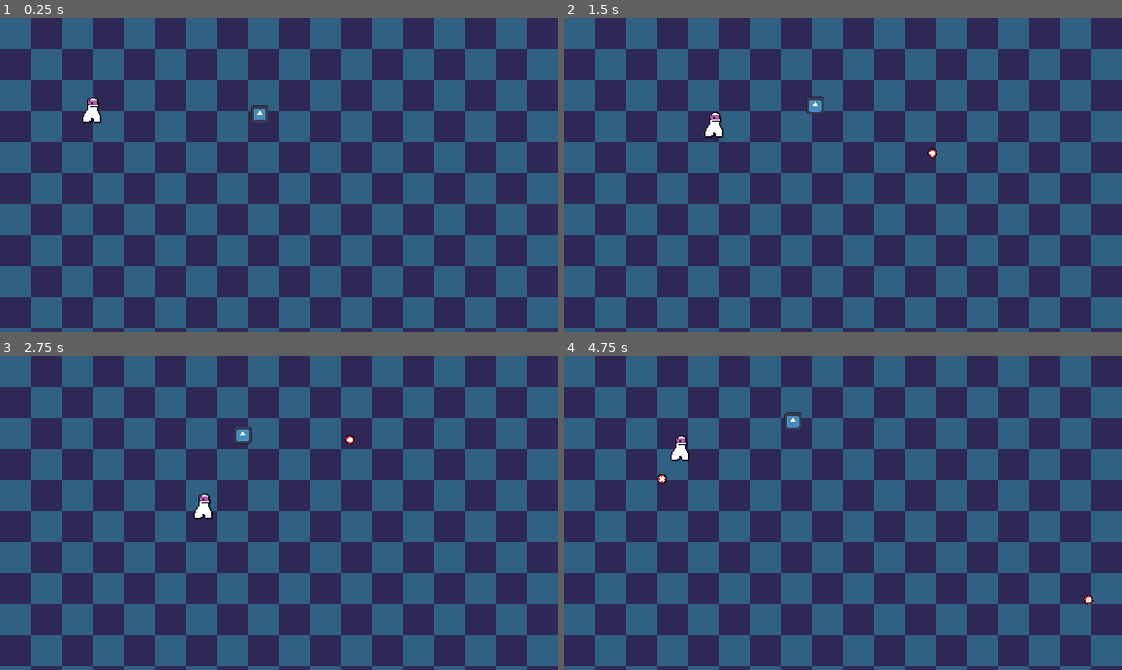
Above: before the commit, frames 1-4 (two rows, left to right).
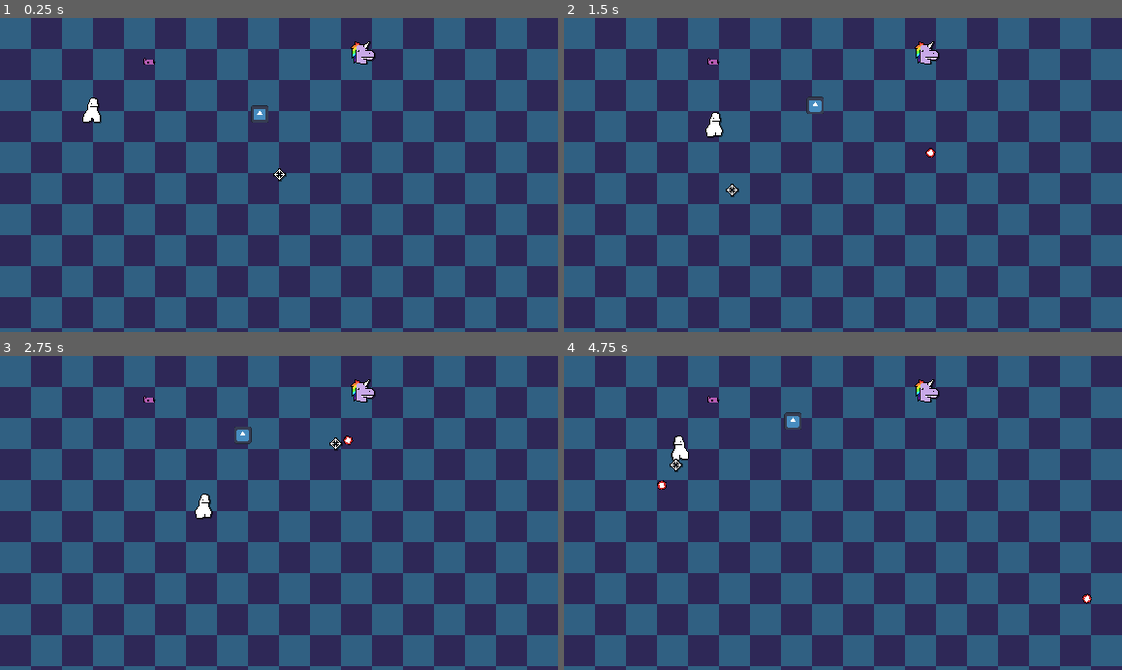
Above: after the commit, the same moments.

Repository: home-gamejam/global-gamejam-202601
Game: Godot game, scene res://scenes/world.tscn
Same seed, same stepped clock (60 frames per second), same inputs: the game is played once before the commit and once after it. Before the commit the project starts from res://world.tscn. The engine's default icon, where the game draws it, is replaced by a stand-in: a white triangle on a blue panel in a dark square.
Inputs (mouse positions are in pixels of both pictures, inside the frame that each line leads up to):
- Up to frame 1 (0.25 s): no input
- Up to frame 2 (1.5 s): move the mouse to (965, 159) at 0.52 s; press the mouse at (965, 159) at 0.53 s; hold D (right) 0.53-1.28 s; tap E (interact, bound only after the commit) at 0.8, 1.35 s; move the mouse to (731, 190) at 1.27 s; release the mouse at (731, 190) at 1.28 s; hold S (down) from 1.28 s (still down)
- Up to frame 3 (2.75 s): click (167, 528) at 1.55 s; move the mouse to (334, 443) at 2.02 s; release S (down) at 2.03 s; press the mouse at (334, 443) at 2.03 s; hold D (right) from 2.03 s (still down); tap E (interact, bound only after the commit) at 2.3 s
- Up to frame 4 (4.75 s): move the mouse to (815, 575) at 2.77 s; release D (right) at 2.78 s; release the mouse at (815, 575) at 2.78 s; hold W (up) 2.78-3.53 s; tap E (interact, bound only after the commit) at 2.85, 3.8, 4.35 s; click (815, 575) at 3.05 s; move the mouse to (1010, 560) at 3.52 s; press the mouse at (1010, 560) at 3.53 s; hold A (left) from 3.53 s (still down); tap Escape (ui_cancel) at 4.15 s; move the mouse to (675, 465) at 4.27 s; release the mouse at (675, 465) at 4.28 s; click (675, 465) at 4.55 s

The runs differ from the first frame. In frame 1, 0.4% of the frame differs, in the area x 15-68%, y 7-53%; in frame 2, 0.4%; in frame 3, 0.4%; in frame 4, 0.6%, in the area x 16-95%, y 7-80%.

Commit message:
lots of stuff

Diff:
--- a/prison-un-break/player.gd
+++ /dev/null
@@ -1,24 +0,0 @@
-class_name Player
-extends CharacterBody2D
-
-@onready var weapon: Node2D = $Weapon
-
-const SPEED : int = 80
-
-func _handle_input():
-	var move_direction = Input.get_vector("left", "right", "up", "down")
-	velocity = move_direction * SPEED
-
-
-func _hand_rotations():
-	var mouse_pos = get_global_mouse_position()
-	var direction = mouse_pos - position
-	direction = direction.normalized()
-	weapon.muzzle.look_at(mouse_pos)
-
-	weapon.scale.y = -1 if weapon.global_rotation_degrees < -90 or weapon.global_rotation_degrees > 90 else 1
-
-func _physics_process(delta: float) -> void:
-	move_and_slide()
-	_hand_rotations()
-	_handle_input()
--- a/prison-un-break/player.tscn
+++ /dev/null
@@ -1,14 +0,0 @@
-[gd_scene format=3 uid="uid://dwkae8ywowlp8"]
-
-[ext_resource type="Script" uid="uid://d0s8y5bd2oxbo" path="res://player.gd" id="1_4flbx"]
-[ext_resource type="Texture2D" uid="uid://c05cxmhw2ba4t" path="res://sprites/guy.png" id="2_onrkg"]
-[ext_resource type="PackedScene" uid="uid://b08r7k3srfxcl" path="res://weapon.tscn" id="3_i3pqv"]
-
-[node name="Player" type="CharacterBody2D" unique_id=1944912259]
-script = ExtResource("1_4flbx")
-
-[node name="Sprite2D" type="Sprite2D" parent="." unique_id=1257037417]
-texture = ExtResource("2_onrkg")
-
-[node name="Weapon" parent="." unique_id=2119980579 instance=ExtResource("3_i3pqv")]
-position = Vector2(3, -7)
--- a/prison-un-break/project.godot
+++ b/prison-un-break/project.godot
@@ -52,6 +52,11 @@
 , Object(InputEventKey,"resource_local_to_scene":false,"resource_name":"","device":-1,"window_id":0,"alt_pressed":false …(186 unchanged characters)…
 ]
 }
+interact={
+"deadzone": 0.2,
+"events": [Object(InputEventKey,"resource_local_to_scene":false,"resource_name":"","device":-1,"window_id":0,"alt_pressed":false,"shift_pressed":false,"ctrl_pressed":false,"meta_pressed":false,"pressed":false,"keycode":0,"physical_keycode":69,"key_label":0,"unicode":101,"location":0,"echo":false,"script":null)
+]
+}
 
 [physics]
 
--- /dev/null
+++ b/prison-un-break/resources/ninja_mask.tres
@@ -0,0 +1,10 @@
+[gd_resource type="Resource" script_class="MaskResource" format=3 uid="uid://ck1ax4xojgg10"]
+
+[ext_resource type="Script" uid="uid://bmpvsy2rdhr0f" path="res://scripts/mask_resource.gd" id="1_ljkdi"]
+[ext_resource type="Texture2D" uid="uid://8s3dopi00aof" path="res://sprites/gun.png" id="2_2rfpm"]
+
+[resource]
+script = ExtResource("1_ljkdi")
+texture = ExtResource("2_2rfpm")
+damage = 10
+metadata/_custom_type_script = "uid://bmpvsy2rdhr0f"
--- /dev/null
+++ b/prison-un-break/resources/unicorn_mask.tres
@@ -0,0 +1,10 @@
+[gd_resource type="Resource" script_class="MaskResource" format=3 uid="uid://sm7bhpkjkkaj"]
+
+[ext_resource type="Script" uid="uid://bmpvsy2rdhr0f" path="res://scripts/mask_resource.gd" id="1_andnr"]
+[ext_resource type="Texture2D" uid="uid://caesvxhq5n6il" path="res://sprites/oonycorn.png" id="2_4086l"]
+
+[resource]
+script = ExtResource("1_andnr")
+texture = ExtResource("2_4086l")
+damage = 15
+metadata/_custom_type_script = "uid://bmpvsy2rdhr0f"
--- a/prison-un-break/R-P_Enemy.tscn
+++ b/prison-un-break/scenes/R-P_Enemy.tscn
@@ -1,13 +1,15 @@
 [gd_scene format=3 uid="uid://dv4c5wvld2g82"]
 
 [ext_resource type="Texture2D" uid="uid://cr2bvle3d6abx" path="res://icon.svg" id="1_f50pn"]
-[ext_resource type="Script" path="res://hurtbox.gd" id="2_ghy6p"]
+[ext_resource type="Script" uid="uid://cmst56q7tl4s2" path="res://scripts/hurtbox.gd" id="2_ghy6p"]
 
 [sub_resource type="GDScript" id="GDScript_ij6vw"]
 resource_name = "RP-Npc"
 script/source = "class_name Enemy
 
 extends CharacterBody2D
+
+@onready var hurt_box: HurtBox = $HurtBox
 
 var speed = 10.0
 var health = 30
@@ -20,6 +22,9 @@
 	var collision = move_and_collide(velocity * delta)
 	if collision:
 		velocity = velocity.bounce(collision.get_normal())
+
+func take_damage(amount: int):
+	pass
 "
 
 [sub_resource type="CircleShape2D" id="CircleShape2D_vv0l5"]
@@ -34,6 +39,8 @@
 texture = ExtResource("1_f50pn")
 
 [node name="HurtBox" type="Area2D" parent="." unique_id=320614368]
+collision_layer = 2
+collision_mask = 0
 script = ExtResource("2_ghy6p")
 
 [node name="CollisionShape2D" type="CollisionShape2D" parent="HurtBox" unique_id=2064330356]
--- a/prison-un-break/bullet.tscn
+++ b/prison-un-break/scenes/bullet.tscn
@@ -1,20 +1,22 @@
 [gd_scene format=3 uid="uid://cec0rtyj4gjf5"]
 
-[ext_resource type="Script" uid="uid://duj8yurwwmabq" path="res://bullet.gd" id="1_t4vbm"]
-[ext_resource type="Texture2D" uid="uid://0ny8e7df6fjn" path="res://sprites/bullet.png" id="1_v8qja"]
-[ext_resource type="Script" uid="uid://bh4ghuseskveo" path="res://hitbox.gd" id="2_t4vbm"]
+[ext_resource type="Script" uid="uid://duj8yurwwmabq" path="res://scripts/bullet.gd" id="1_l5glv"]
+[ext_resource type="Texture2D" uid="uid://0ny8e7df6fjn" path="res://sprites/bullet.png" id="2_eoqba"]
+[ext_resource type="Script" uid="uid://bh4ghuseskveo" path="res://scripts/hitbox.gd" id="3_qncy5"]
 
 [sub_resource type="CircleShape2D" id="CircleShape2D_2b2rl"]
 radius = 5.0
 
 [node name="Bullet" type="Node2D" unique_id=1509134798]
-script = ExtResource("1_t4vbm")
+script = ExtResource("1_l5glv")
 
 [node name="Sprite2D" type="Sprite2D" parent="." unique_id=1939887836]
-texture = ExtResource("1_v8qja")
+texture = ExtResource("2_eoqba")
 
 [node name="HitBox" type="Area2D" parent="." unique_id=160918806]
-script = ExtResource("2_t4vbm")
+collision_layer = 0
+collision_mask = 2
+script = ExtResource("3_qncy5")
 metadata/_custom_type_script = "uid://bh4ghuseskveo"
 
 [node name="CollisionShape2D" type="CollisionShape2D" parent="HitBox" unique_id=685760637]
--- /dev/null
+++ b/prison-un-break/scenes/crosshair.tscn
@@ -0,0 +1,10 @@
+[gd_scene format=3 uid="uid://c27nuc70hf1b2"]
+
+[ext_resource type="Script" uid="uid://ctgbguruc5pl2" path="res://scripts/crosshair.gd" id="1_ly6fr"]
+[ext_resource type="Texture2D" uid="uid://2ty34njh18rc" path="res://sprites/crosshair.png" id="1_rtxwy"]
+
+[node name="Crosshair" type="Node2D" unique_id=960083315]
+script = ExtResource("1_ly6fr")
+
+[node name="Sprite2D" type="Sprite2D" parent="." unique_id=1223674981]
+texture = ExtResource("1_rtxwy")
--- /dev/null
+++ b/prison-un-break/scenes/mask.tscn
@@ -0,0 +1,10 @@
+[gd_scene format=3 uid="uid://b08r7k3srfxcl"]
+
+[ext_resource type="Script" uid="uid://dhilrhkyli18h" path="res://scripts/mask.gd" id="1_oilhy"]
+
+[node name="Mask" type="Node2D" unique_id=2119980579]
+script = ExtResource("1_oilhy")
+
+[node name="Sprite2D" type="Sprite2D" parent="." unique_id=1333862878]
+
+[node name="Marker2D" type="Marker2D" parent="." unique_id=1973018105]
--- /dev/null
+++ b/prison-un-break/scenes/mask_item.tscn
@@ -0,0 +1,14 @@
+[gd_scene format=3 uid="uid://cyqjgn00w4joi"]
+
+[ext_resource type="Script" uid="uid://bq5vs1mr2k8ni" path="res://scripts/mask_item.gd" id="1_dpn7i"]
+
+[sub_resource type="CircleShape2D" id="CircleShape2D_ott25"]
+radius = 13.038404
+
+[node name="MaskItem" type="Area2D" unique_id=1670828759]
+script = ExtResource("1_dpn7i")
+
+[node name="CollisionShape2D" type="CollisionShape2D" parent="." unique_id=2097336900]
+shape = SubResource("CircleShape2D_ott25")
+
+[node name="Sprite2D" type="Sprite2D" parent="." unique_id=1659722087]
--- /dev/null
+++ b/prison-un-break/scenes/player.tscn
@@ -0,0 +1,66 @@
+[gd_scene format=3 uid="uid://dwkae8ywowlp8"]
+
+[ext_resource type="Script" uid="uid://d0s8y5bd2oxbo" path="res://scripts/player.gd" id="1_4flbx"]
+[ext_resource type="Texture2D" uid="uid://bng0udfqm4oou" path="res://sprites/guy-sheet.png" id="2_qhqgy"]
+[ext_resource type="PackedScene" uid="uid://b08r7k3srfxcl" path="res://scenes/mask.tscn" id="3_i3pqv"]
+
+[sub_resource type="CapsuleShape2D" id="CapsuleShape2D_dqkch"]
+
+[sub_resource type="Animation" id="Animation_dqkch"]
+length = 0.001
+tracks/0/type = "value"
+tracks/0/imported = false
+tracks/0/enabled = true
+tracks/0/path = NodePath("Sprite2D:frame")
+tracks/0/interp = 1
+tracks/0/loop_wrap = true
+tracks/0/keys = {
+"times": PackedFloat32Array(0, 0.0009999999),
+"transitions": PackedFloat32Array(1, 1),
+"update": 1,
+"values": [0, 0]
+}
+
+[sub_resource type="Animation" id="Animation_qhqgy"]
+resource_name = "walk"
+length = 0.3
+loop_mode = 1
+step = 0.05
+tracks/0/type = "value"
+tracks/0/imported = false
+tracks/0/enabled = true
+tracks/0/path = NodePath("Sprite2D:frame")
+tracks/0/interp = 1
+tracks/0/loop_wrap = true
+tracks/0/keys = {
+"times": PackedFloat32Array(0.05, 0.1, 0.15, 0.2, 0.25, 0.3),
+"transitions": PackedFloat32Array(1, 1, 1, 1, 1, 1),
+"update": 1,
+"values": [1, 2, 3, 4, 5, 6]
+}
+
+[sub_resource type="AnimationLibrary" id="AnimationLibrary_dqkch"]
+_data = {
+&"RESET": SubResource("Animation_dqkch"),
+&"walk": SubResource("Animation_qhqgy")
+}
+
+[node name="Player" type="CharacterBody2D" unique_id=1944912259]
+script = ExtResource("1_4flbx")
+
+[node name="Sprite2D" type="Sprite2D" parent="." unique_id=1257037417]
+texture = ExtResource("2_qhqgy")
+hframes = 7
+
+[node name="Mask" parent="." unique_id=2119980579 instance=ExtResource("3_i3pqv")]
+position = Vector2(3, -7)
+is_active = true
+
+[node name="Area2D" type="Area2D" parent="." unique_id=890291777]
+
+[node name="CollisionShape2D" type="CollisionShape2D" parent="Area2D" unique_id=1687666662]
+position = Vector2(0, -1)
+shape = SubResource("CapsuleShape2D_dqkch")
+
+[node name="AnimationPlayer" type="AnimationPlayer" parent="." unique_id=815643918]
+libraries/ = SubResource("AnimationLibrary_dqkch")
--- a/prison-un-break/world.tscn
+++ b/prison-un-break/scenes/world.tscn
@@ -1,11 +1,15 @@
 [gd_scene format=4 uid="uid://281r1jwwytpv"]
 
-[ext_resource type="PackedScene" uid="uid://dwkae8ywowlp8" path="res://player.tscn" id="1_f3sb7"]
-[ext_resource type="Texture2D" uid="uid://dgwde5wlnf8dk" path="res://sprites/basetile.png" id="2_fj7yv"]
-[ext_resource type="PackedScene" uid="uid://dv4c5wvld2g82" path="res://R-P_Enemy.tscn" id="3_tlwt5"]
+[ext_resource type="PackedScene" uid="uid://dwkae8ywowlp8" path="res://scenes/player.tscn" id="1_qfnet"]
+[ext_resource type="Texture2D" uid="uid://dgwde5wlnf8dk" path="res://sprites/basetile.png" id="2_i7141"]
+[ext_resource type="PackedScene" uid="uid://dv4c5wvld2g82" path="res://scenes/R-P_Enemy.tscn" id="3_4mrxx"]
+[ext_resource type="PackedScene" uid="uid://c27nuc70hf1b2" path="res://scenes/crosshair.tscn" id="4_7r4gi"]
+[ext_resource type="PackedScene" uid="uid://cyqjgn00w4joi" path="res://scenes/mask_item.tscn" id="5_qfnet"]
+[ext_resource type="Resource" uid="uid://ck1ax4xojgg10" path="res://resources/ninja_mask.tres" id="6_e3hyu"]
+[ext_resource type="Resource" uid="uid://sm7bhpkjkkaj" path="res://resources/unicorn_mask.tres" id="7_i7141"]
 
 [sub_resource type="TileSetAtlasSource" id="TileSetAtlasSource_tlwt5"]
-texture = ExtResource("2_fj7yv")
+texture = ExtResource("2_i7141")
 0:0/size_in_atlas = Vector2i(4, 4)
 0:0/0 = 0
 
@@ -15,13 +19,24 @@
 
 [node name="World" type="Node2D" unique_id=63386553]
 
-[node name="Player" parent="." unique_id=1944912259 instance=ExtResource("1_f3sb7")]
+[node name="Player" parent="." unique_id=1944912259 instance=ExtResource("1_qfnet")]
 position = Vector2(95, 95)
 
 [node name="TileMapLayer" type="TileMapLayer" parent="." unique_id=184889893]
-z_index = -1
+z_index = -2
 tile_map_data = PackedByteArray("AAAAAAAAAAAAAAAAAAAAAAEAAAAAAAAAAAAAAAIAAAAAAAAAAAAAAAMAAAAAAAAAAAAAAAQAAAAAAAAAAAAAAA …(2800 unchanged characters)…
 tile_set = SubResource("TileSet_aqk2v")
 
-[node name="R-P NPC" parent="." unique_id=1637594409 instance=ExtResource("3_tlwt5")]
+[node name="R-P NPC" parent="." unique_id=1637594409 instance=ExtResource("3_4mrxx")]
 position = Vector2(270, 101)
+
+[node name="Crosshair" parent="." unique_id=960083315 instance=ExtResource("4_7r4gi")]
+position = Vector2(202, 79)
+
+[node name="MaskItem" parent="." unique_id=1670828759 instance=ExtResource("5_qfnet")]
+position = Vector2(156, 46)
+mask_resource = ExtResource("6_e3hyu")
+
+[node name="MaskItem2" parent="." unique_id=1255726700 instance=ExtResource("5_qfnet")]
+position = Vector2(375, 40)
+mask_resource = ExtResource("7_i7141")
--- a/prison-un-break/scope.tscn
+++ /dev/null
@@ -1,5 +0,0 @@
-[gd_scene format=3 uid="uid://c27nuc70hf1b2"]
-
-[node name="Scope" type="Node2D" unique_id=960083315]
-
-[node name="Sprite2D" type="Sprite2D" parent="." unique_id=1223674981]
--- /dev/null
+++ b/prison-un-break/scripts/crosshair.gd
@@ -0,0 +1,10 @@
+extends Node2D
+
+func _process(delta: float) -> void:
+	global_position = get_global_mouse_position()
+
+func _unhandled_input(event: InputEvent) -> void:
+	if event is InputEventMouseButton:
+		Input.set_mouse_mode(Input.MOUSE_MODE_HIDDEN)
+	elif event.is_action_pressed("ui_cancel"):
+		Input.set_mouse_mode(Input.MOUSE_MODE_VISIBLE)
--- a/prison-un-break/hitbox.gd
+++ b/prison-un-break/scripts/hitbox.gd
@@ -1,4 +1,4 @@
 class_name HitBox
 extends Area2D
 
-var damage = 10
+@export var damage: int = 10
--- /dev/null
+++ b/prison-un-break/scripts/mask.gd
@@ -0,0 +1,27 @@
+class_name Mask
+extends Node2D
+
+@export var mask_resource : MaskResource:
+	set(value):
+		mask_resource = value
+		if sprite:
+			sprite.texture = mask_resource.texture
+@export var is_active: bool = false
+
+@onready var muzzle: Marker2D = $Marker2D
+@onready var sprite: Sprite2D = $Sprite2D
+
+const BULLET = preload("res://scenes/bullet.tscn")
+
+func _ready() -> void:
+	if mask_resource:
+		sprite.texture = mask_resource.texture
+
+func _input(event: InputEvent) -> void:
+	if not is_active:
+		return
+	if event.is_action_pressed("lmb"):
+		var bullet_instance = BULLET.instantiate()
+		get_tree().root.add_child(bullet_instance)
+		bullet_instance.global_position = muzzle.global_position
+		bullet_instance.rotation = muzzle.rotation
--- /dev/null
+++ b/prison-un-break/scripts/mask_item.gd
@@ -0,0 +1,9 @@
+@tool
+class_name MaskItem
+extends Area2D
+
+@export var mask_resource : MaskResource
+@onready var sprite: Sprite2D = $Sprite2D
+
+func _ready() -> void:
+	sprite.texture = mask_resource.texture
--- /dev/null
+++ b/prison-un-break/scripts/mask_resource.gd
@@ -0,0 +1,5 @@
+class_name MaskResource
+extends Resource
+
+@export var texture : Texture
+@export var damage : int
--- /dev/null
+++ b/prison-un-break/scripts/player.gd
@@ -0,0 +1,67 @@
+class_name Player
+extends CharacterBody2D
+
+@onready var mask: Mask = $Mask
+@onready var collision_area: Area2D = $Area2D
+@onready var animation: AnimationPlayer = $AnimationPlayer
+@onready var player: Player = $"."
+
+@export var masks : Array[MaskResource]
+
+var colliding_mask: MaskItem = null
+
+const SPEED : int = 80
+
+func _ready() -> void:
+	collision_area.area_entered.connect(_on_area_entered)
+	collision_area.area_exited.connect(_on_area_exited)
+
+func _on_area_entered(area2d: Area2D):
+	if area2d is MaskItem:
+		colliding_mask = area2d
+
+func _on_area_exited(area2d: Area2D):
+	if area2d is MaskItem:
+		colliding_mask = null
+
+func _update_animations():
+	if velocity.length() == 0:
+		animation.play("RESET")
+	else:
+		animation.play("walk")
+
+func _handle_input():
+	var move_direction = Input.get_vector("left", "right", "up", "down")
+	velocity = move_direction * SPEED
+
+	if colliding_mask and Input.is_action_just_pressed("interact"):
+		masks.append(colliding_mask.mask_resource)
+		mask.mask_resource = colliding_mask.mask_resource
+		colliding_mask.queue_free()
+
+func _hand_rotations():
+	var mouse_pos = get_global_mouse_position()
+	var direction = mouse_pos - position
+	direction = direction.normalized()
+	mask.muzzle.look_at(mouse_pos)
+
+	if mask.muzzle.global_rotation_degrees < -90 or mask.muzzle.global_rotation_degrees > 90:
+		player.scale.y = -1
+		player.rotation_degrees = 180
+		mask.scale.y = -1
+		mask.rotation_degrees = 180
+		mask.sprite.scale.y = -1
+		mask.sprite.rotation_degrees = 180
+	else:
+		player.scale.y = 1
+		player.rotation_degrees = 0
+		mask.scale.y = 1
+		mask.rotation_degrees = 0
+		mask.sprite.scale.y = 1
+		mask.sprite.rotation_degrees = 0
+
+func _physics_process(delta: float) -> void:
+	move_and_slide()
+	_hand_rotations()
+	_update_animations()
+	_handle_input()
--- a/prison-un-break/weapon.gd
+++ /dev/null
@@ -1,12 +0,0 @@
-extends Node2D
-
-@onready var muzzle: Marker2D = $Marker2D
-
-const BULLET = preload("res://bullet.tscn")
-
-func _input(event: InputEvent) -> void:
-	if event.is_action_pressed("lmb"):
-		var bullet_instance = BULLET.instantiate()
-		get_tree().root.add_child(bullet_instance)
-		bullet_instance.global_position = muzzle.global_position
-		bullet_instance.rotation = muzzle.rotation
--- a/prison-un-break/weapon.tscn
+++ /dev/null
@@ -1,13 +0,0 @@
-[gd_scene format=3 uid="uid://b08r7k3srfxcl"]
-
-[ext_resource type="Script" uid="uid://dhilrhkyli18h" path="res://weapon.gd" id="1_o2wld"]
-[ext_resource type="Texture2D" uid="uid://8s3dopi00aof" path="res://sprites/gun.png" id="1_swcir"]
-
-[node name="Weapon" type="Node2D" unique_id=2119980579]
-script = ExtResource("1_o2wld")
-
-[node name="Sprite2D" type="Sprite2D" parent="." unique_id=1333862878]
-texture = ExtResource("1_swcir")
-
-[node name="Marker2D" type="Marker2D" parent="." unique_id=1973018105]
-position = Vector2(2, 0)
Renamed: prison-un-break/bullet.gd -> prison-un-break/scripts/bullet.gd
Renamed: prison-un-break/bullet.gd.uid -> prison-un-break/scripts/bullet.gd.uid
Not shown, added: prison-un-break/scripts/crosshair.gd.uid
Renamed: prison-un-break/hitbox.gd.uid -> prison-un-break/scripts/hitbox.gd.uid
Renamed: prison-un-break/hurtbox.gd -> prison-un-break/scripts/hurtbox.gd
Renamed: prison-un-break/hurtbox.gd.uid -> prison-un-break/scripts/hurtbox.gd.uid
Renamed: prison-un-break/weapon.gd.uid -> prison-un-break/scripts/mask.gd.uid
Not shown, added: prison-un-break/scripts/mask_item.gd.uid
Not shown, added: prison-un-break/scripts/mask_resource.gd.uid
Renamed: prison-un-break/player.gd.uid -> prison-un-break/scripts/player.gd.uid
Binary file changed: prison-un-break/sprites/concepts.aseprite
Binary file added: prison-un-break/sprites/crosshair.png
(and 6 more such lines)
